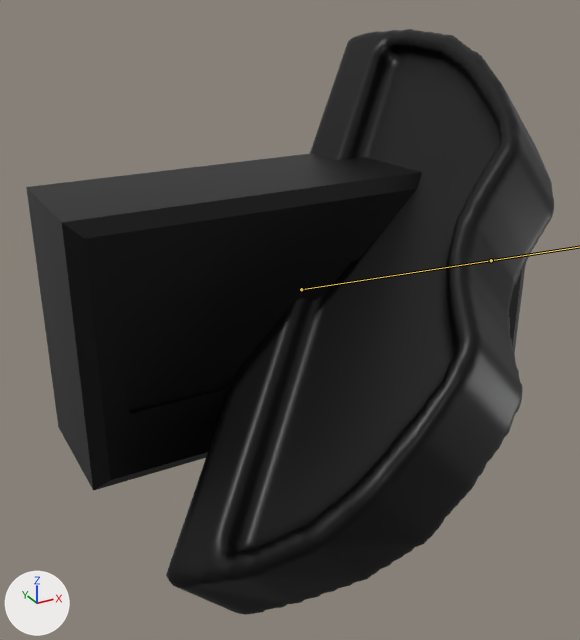
Before and after pictures for a commit that changed the FBX model Assets/Models/Wheel.fbx.
The view is the same before and after, from a 50 mm lens placed at (-8.08, -5.4, 0.45), pointed at (-5.29, -0.33, -2.09). The lights are fixed; the arrows at lower left show +X, +Y and +Z. Both versions are drawn at frame 16 of the action 'Armature.003|Armature.004Action.033'; the numbers are the values there. The bones that bend it are drawn over the model as lines.

In view in the first picture: 'Circle', 'Wheel'.
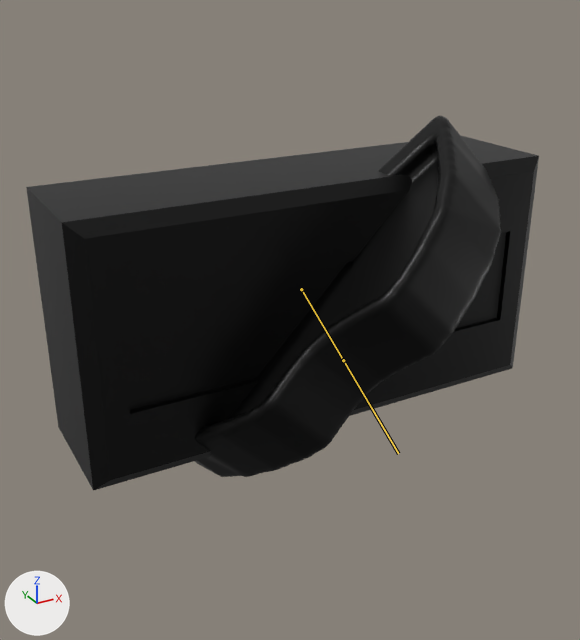
Changed parts and their boxes [x1, y1, x2, y2] in the pictures (580 x 640 px):
'Circle', posed: before [166, 29, 554, 615]; after [194, 116, 501, 477]

The change in detail:
Object 'Armature.003' (bone_rig_object) moves from (0.0, 0.0, 0.0) to (-500.0, -200.0, 0.0).
Object 'Armature.003' (bone_rig_object) turns from (-4, -20, -139) to (0, -16, 45) degrees about its own x, y and z.
Object 'Armature.003' (bone_rig_object) is rescaled from (1.0, 1.0, 2.0) to (100.0, 100.0, 100.0).
